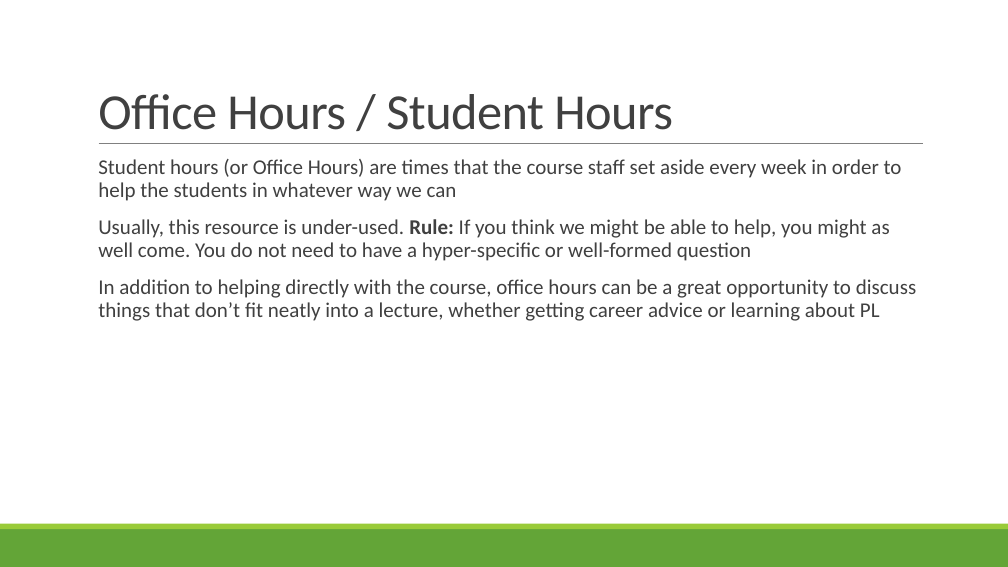
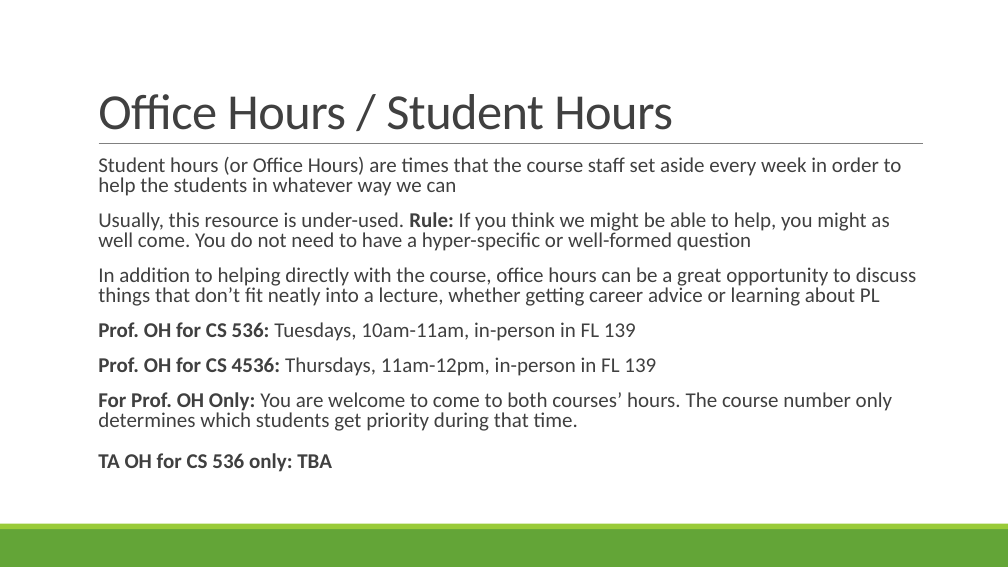
Before and after one commit to rbohrer/pl-course, a slide deck: slide 32 of LectureSlides/01Intro.pptx (slide 31 before the commit). Drawn at 1008x567 pixels with LibreOffice and Linux fonts; fonts in the diff are those of the drawing. Boxes give left, top, right and bottom in pixels: in the first picture for what was removed or moved away, otherwise in the second. Text is boxed around its words. In the diff, an @@ line names an element or a change of style, - is before the commit and + after.

```diff
--- a/LectureSlides/01Intro.pptx
+++ b/LectureSlides/01Intro.pptx
@@ text at <box>98,157,916,306</box>: line spacing 0.9 to 0.8 @@
@@ text at <box>98,322,892,472</box>: paragraphs added @@
+  Prof. OH for CS 536: Tuesdays, 10am-11am, in-person in FL 139
+  Prof. OH for CS 4536: Thursdays, 11am-12pm, in-person in FL 139
+  For Prof. OH Only: You are welcome to come to both courses’ hours. The course number only determines which students get priority during that time.
+  TA OH for CS 536 only: TBA
```
Also in this commit, not shown: 4 other slides changed, 1 slide added.
